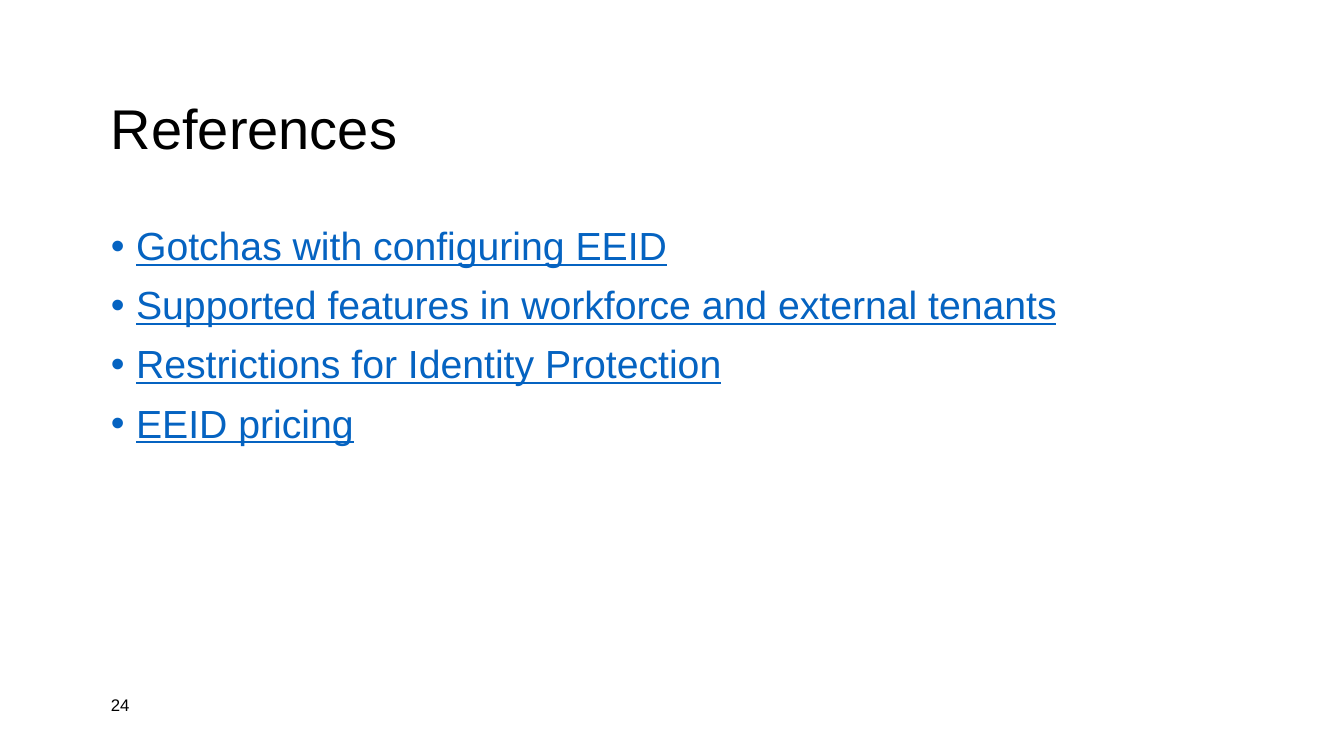
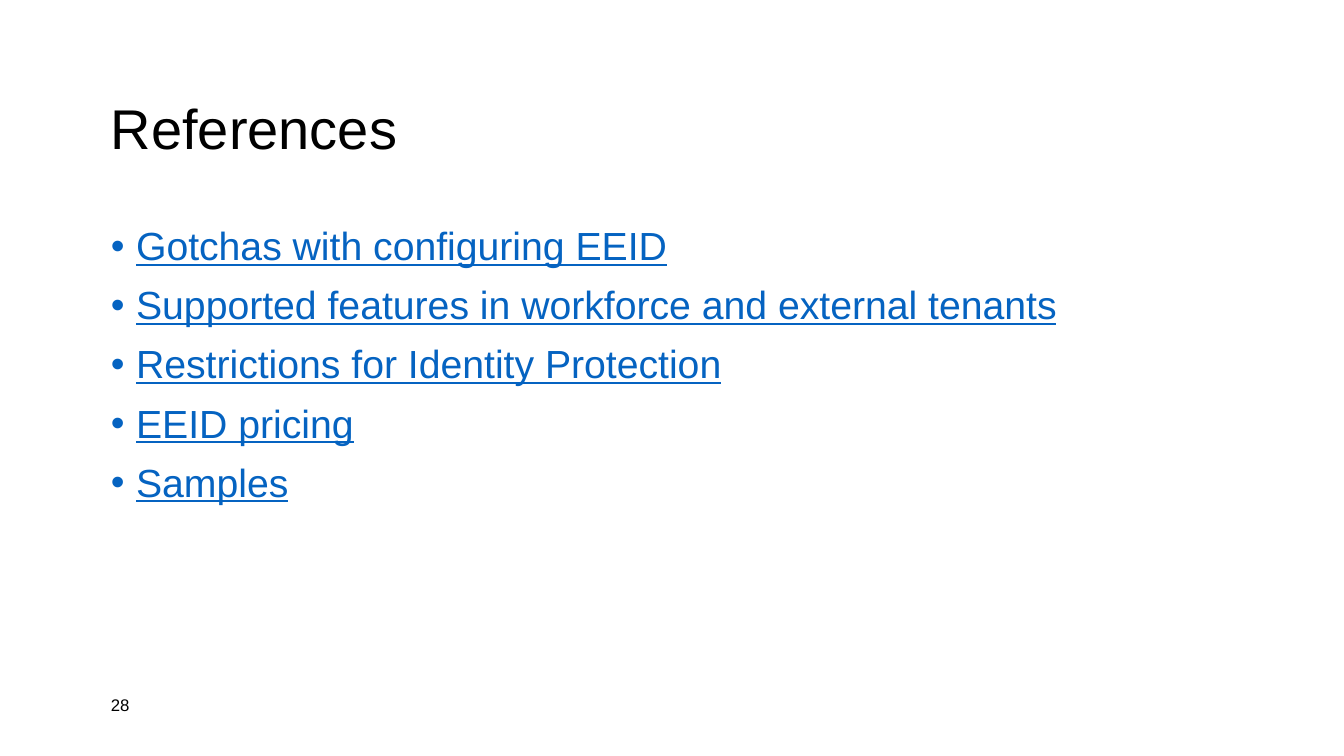
Before and after one commit to rbrayb/Presentations, a slide deck: slide 28 of A-lap-around-EEID/A-lap-around-EEID.pptx (slide 24 before the commit). Drawn at 1344x756 pixels with LibreOffice and Linux fonts; fonts in the diff are those of the drawing; background and template pictures are left out. Boxes give left, top, right and bottom in pixels: in the first picture for what was removed or moved away, otherwise in the second. Text is boxed around its words. In the diff, an @@ line names an element or a change of style, - is before the commit and + after.

```diff
--- a/A-lap-around-EEID/A-lap-around-EEID.pptx
+++ b/A-lap-around-EEID/A-lap-around-EEID.pptx
@@ text at (x1=136, y1=468, x2=288, y2=505): paragraph added @@
+• Samples
@@ page number at (x1=111, y1=699, x2=130, y2=711): text changed @@
-24
+28
```
Also in this commit, not shown: 3 other slides changed, 5 slides added, 13 slides removed.
